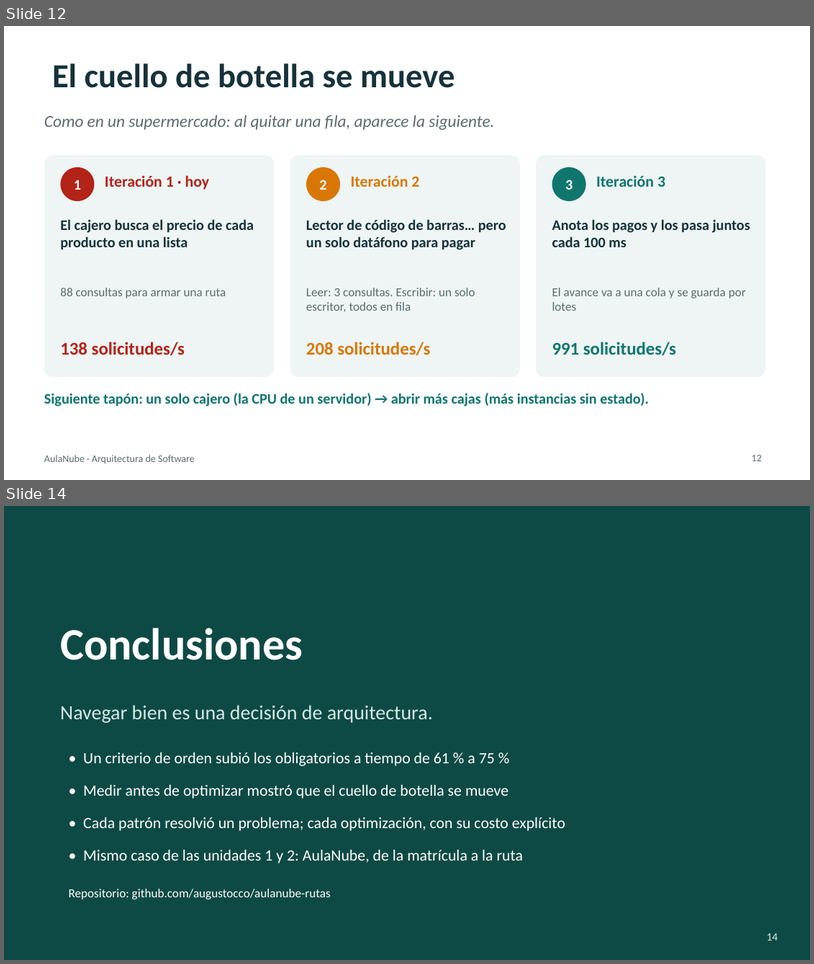
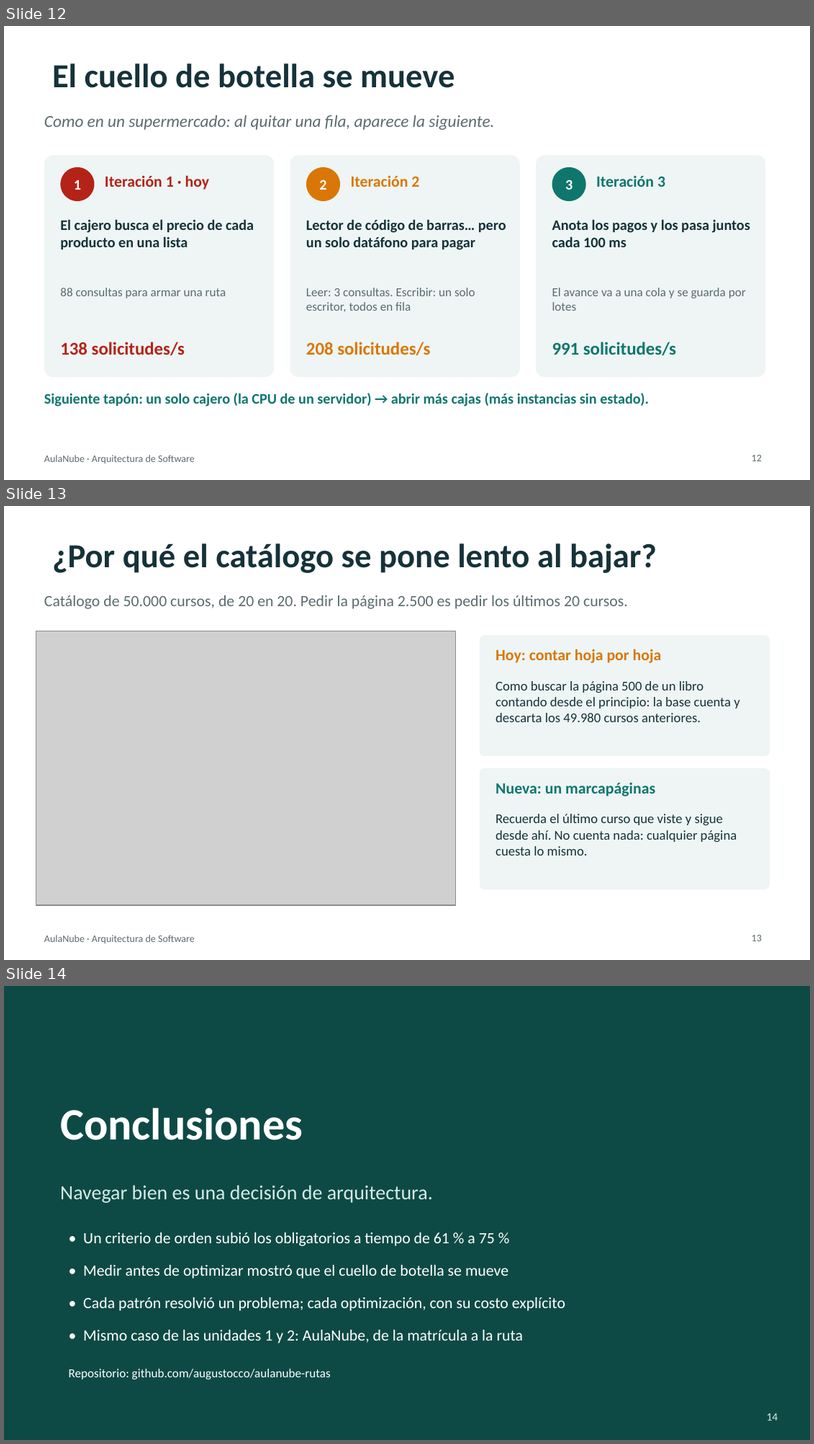
Before and after one commit to augustocco/aulanube-rutas, a slide deck: docs/presentacion/Presentacion-AulaNube-Rutas.pptx. Shown one above the other, each under a label of ours: slides 12 and 14 before the commit, slides 12, 13 and 14 after it; the slides between them are not shown. The pictures are 814x964 and 814x1444 pixels, drawn with LibreOffice and Linux fonts; fonts in the diff are those of the drawing; grey boxes stand for pictures. Boxes give left, top, right and bottom in pixels: in the first picture for what was removed or moved away, otherwise in the second. Text is boxed around its words. In the diff, an @@ line names an element or a change of style, - is before the commit and + after.

```diff
--- a/docs/presentacion/Presentacion-AulaNube-Rutas.pptx
+++ b/docs/presentacion/Presentacion-AulaNube-Rutas.pptx
@@ slide 13 added at (4,506,810,960), background #FFFFFF; not listed: 1 template element that a slide beside it also shows @@
@@ title added at (52,543,657,573), 30 pt, text #16323A, bold @@
+¿Por qué el catálogo se pone lento al bajar?
@@ text added at (44,595,628,609), 14 pt, text #5B6B70 @@
+Catálogo de 50.000 cursos, de 20 en 20. Pedir la página 2.500 es pedir los últimos 20 cursos.
@@ picture added at (36,631,455,904) @@
@@ rounded rectangle added at (480,635,770,756), fill #EEF5F4 @@
@@ text added at (496,649,662,663), 14 pt, text #D97706, bold @@
+Hoy: contar hoja por hoja
@@ text added at (496,681,740,722), 12 pt, text #16323A @@
+Como buscar la página 500 de un libro contando desde el principio: la base cuenta y descarta los 49.980 cursos anteriores.
@@ rounded rectangle added at (480,768,770,889), fill #EEF5F4 @@
@@ text added at (496,782,656,796), 14 pt, text #0F766E, bold @@
+Nueva: un marcapáginas
@@ text added at (496,813,737,855), 12 pt, text #16323A @@
+Recuerda el último curso que viste y sigue desde ahí. No cuenta nada: cualquier página cuesta lo mismo.
@@ page number added at (752,934,762,941), 9 pt, text #5B6B70 @@
+13
```
Also in this commit, not shown: 1 slide removed, 5 other files.
